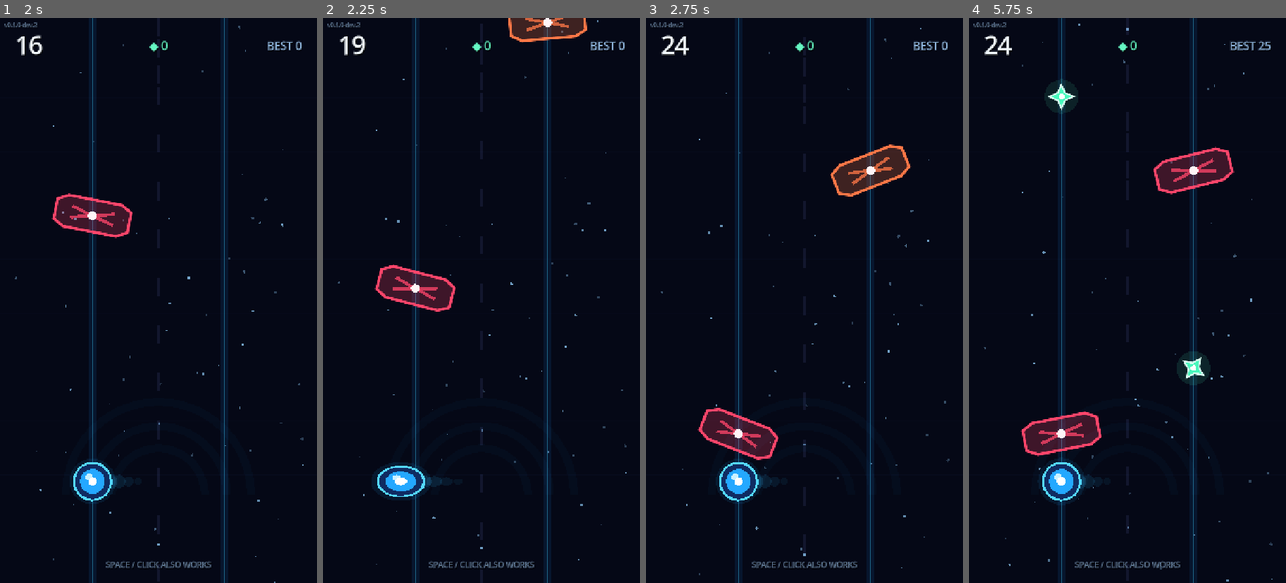
Above: before the commit, frames 1-4 (left to right).
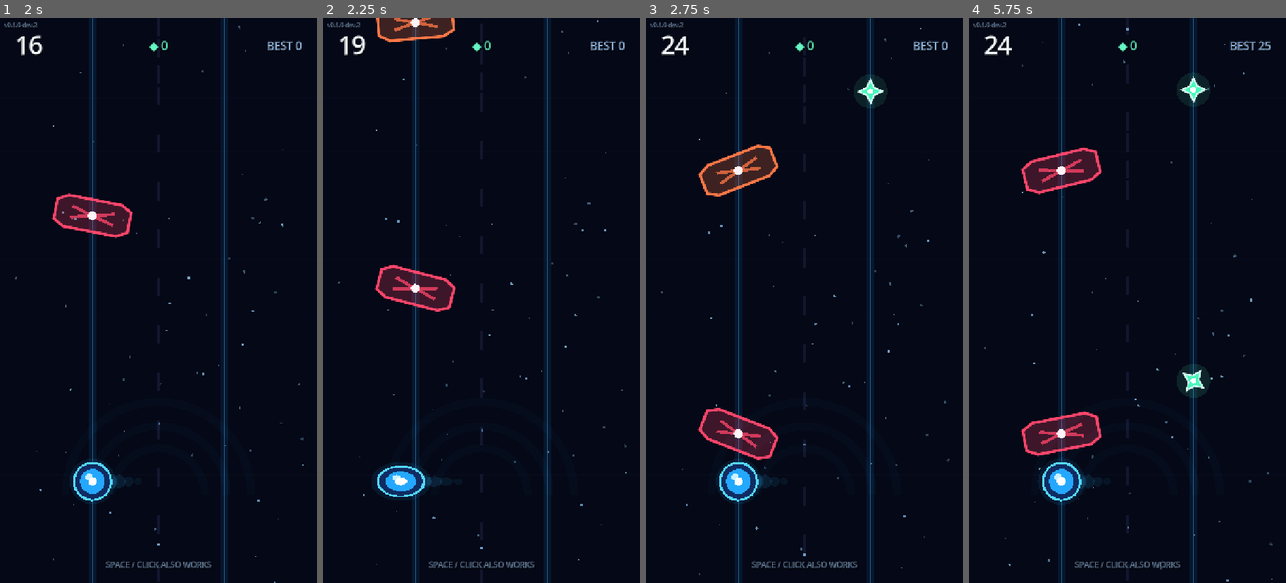
Above: after the commit, the same moments.

Repository: relijahbrewer01/Neon-Switch
Game: Godot game, scene res://scenes/main.tscn
The game is run twice, just before and just after one commit, with the same random seed, the same clock (stepped at 60 frames per second) and the same inputs.
Inputs (mouse positions are in pixels of both pictures, inside the frame that each line leads up to):
- Up to frame 1 (2 s): tap Enter at 0.5, 0.6, 1.35 s; move the mouse to (228, 272) at 0.52 s; click (228, 272) at 0.67 s; tap Space at 0.77, 1.52 s; move the mouse to (95, 328) at 1.27 s; click (95, 328) at 1.42 s
- Up to frame 2 (2.25 s): move the mouse to (513, 176) at 2.02 s; tap Enter at 2.1 s; click (513, 176) at 2.17 s
- Up to frame 3 (2.75 s): no input
- Up to frame 4 (5.75 s): move the mouse to (1111, 413) at 2.77 s; tap Enter at 2.85, 3.5, 3.6, 4.35, 5.1 s; click (1111, 413) at 2.92 s; tap Space at 3.02, 3.77, 4.52 s; move the mouse to (1222, 385) at 3.52 s; click (1222, 385) at 3.67 s; move the mouse to (1032, 215) at 4.27 s; click (1032, 215) at 4.42 s; move the mouse to (1143, 300) at 5.02 s; click (1143, 300) at 5.17 s

Frame 1 is identical in both runs. In frame 2, 1.9% of the frame differs, in the area x 16-84%, y 0-5%; in frame 3, 3.3%; in frame 4, 4.4%, in the area x 16-84%, y 9-68%.

Commit message:
fix: preserve pre-unlock RNG behavior for follow-up waves

Diff:
--- a/scripts/main.gd
+++ b/scripts/main.gd
@@ -141,7 +141,10 @@
         world.add_child(pickup)
 
     # Later in a run, occasional staggered barriers create a quick two-tap rhythm.
-    if rng.randf() < GameBalance.followup_chance_at(elapsed):
+    if (
+        elapsed > GameBalance.FOLLOWUP_UNLOCK_TIME
+        and rng.randf() < GameBalance.followup_chance_at(elapsed)
+    ):
         var followup := OBSTACLE_SCENE.instantiate() as NeonObstacle
         followup.position = Vector2(
             GameBalance.LANE_X[1 - blocked_lane],
